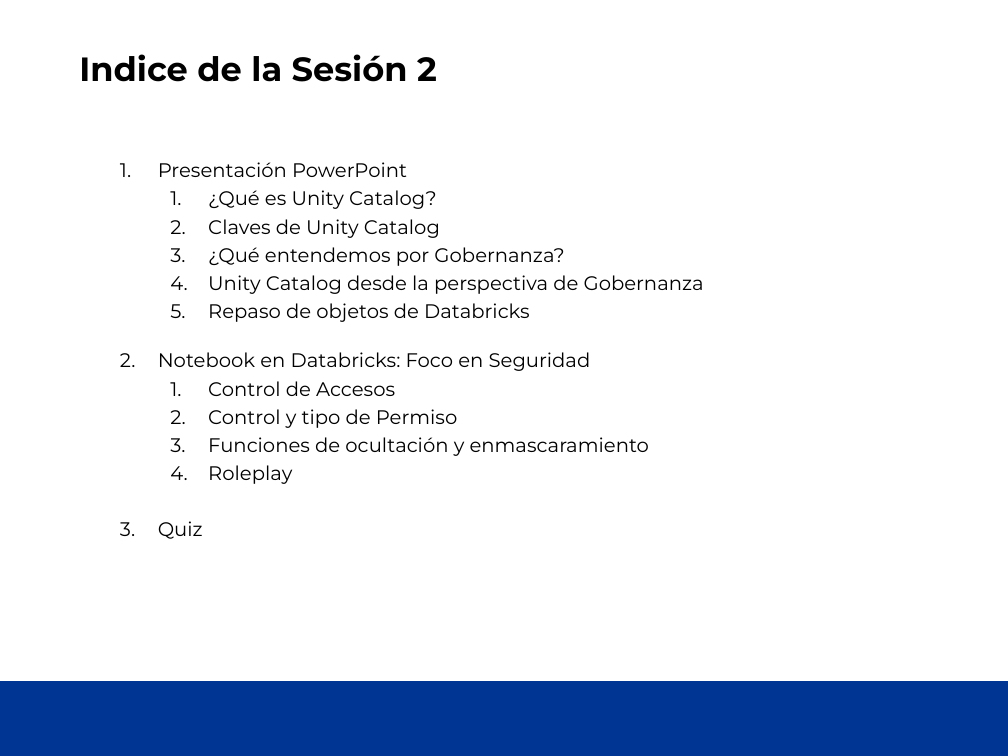
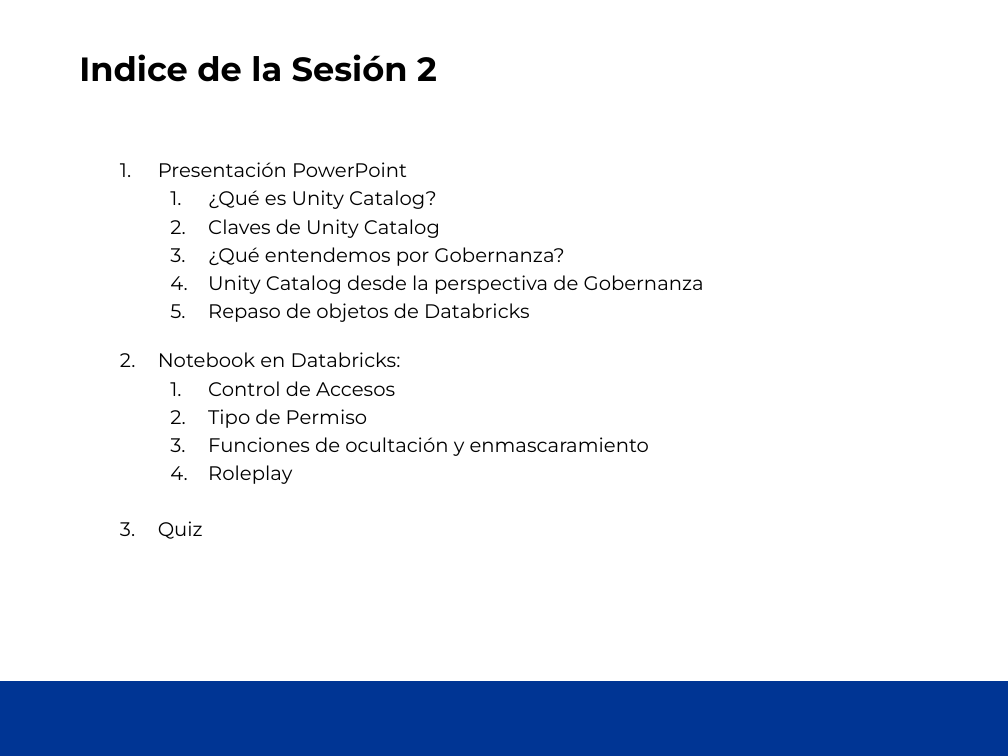
Before and after one commit to jmartinezceste/251101Course_UC_Ceste, a slide deck: slide 2 of UC_Course_Sesion2/UCDatabrick - Sesion 2.pptx. Drawn at 1008x756 pixels with LibreOffice and Linux fonts; fonts in the diff are those of the drawing; background and template pictures are left out. Boxes give left, top, right and bottom in pixels: in the first picture for what was removed or moved away, otherwise in the second. Text is boxed around its words. In the diff, an @@ line names an element or a change of style, - is before the commit and + after.

```diff
--- a/UC_Course_Sesion2/UCDatabrick - Sesion 2.pptx
+++ b/UC_Course_Sesion2/UCDatabrick - Sesion 2.pptx
@@ text at bbox=[158, 352, 401, 367]: text changed @@
-  2. Notebook en Databricks: Foco en Seguridad
+  2. Notebook en Databricks:
@@ text at bbox=[208, 409, 367, 428]: text changed @@
-    2. Control y tipo de Permiso
+    2. Tipo de Permiso
```
Also in this commit, not shown: 2 other slides changed, 1 slide removed.
